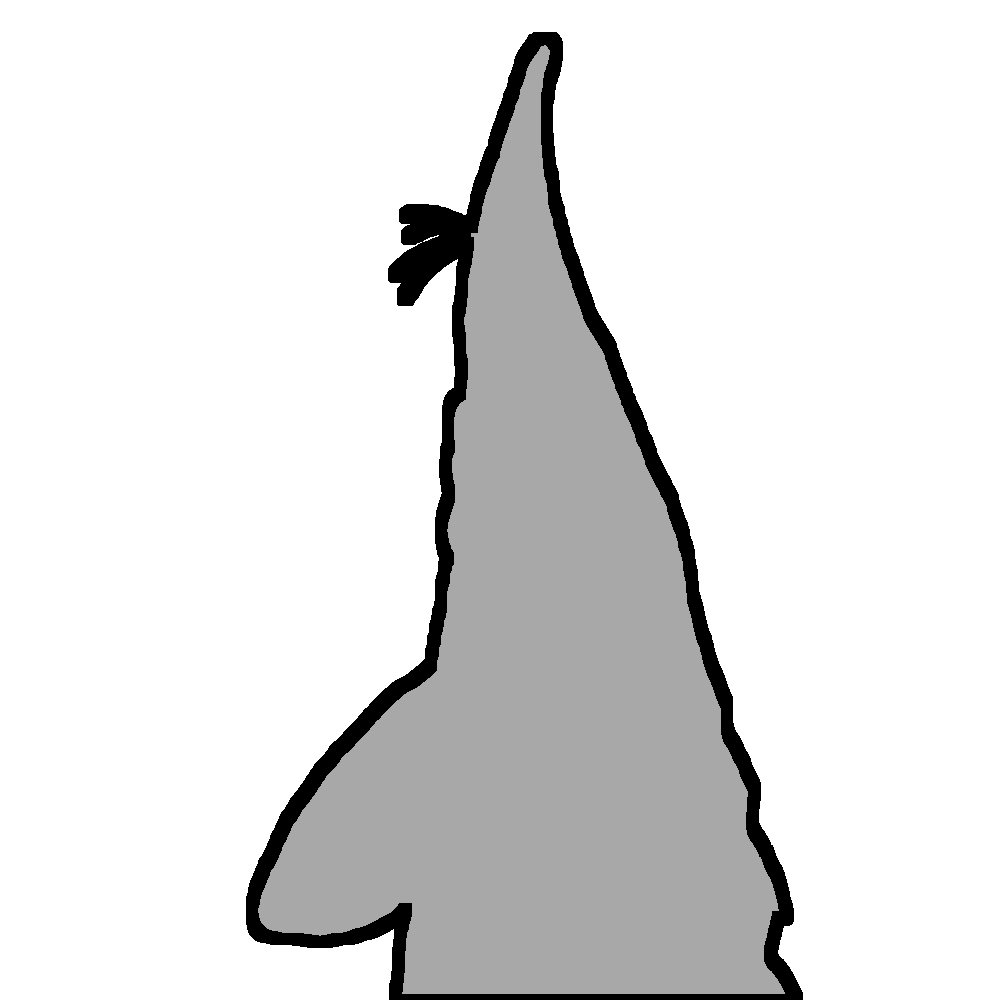
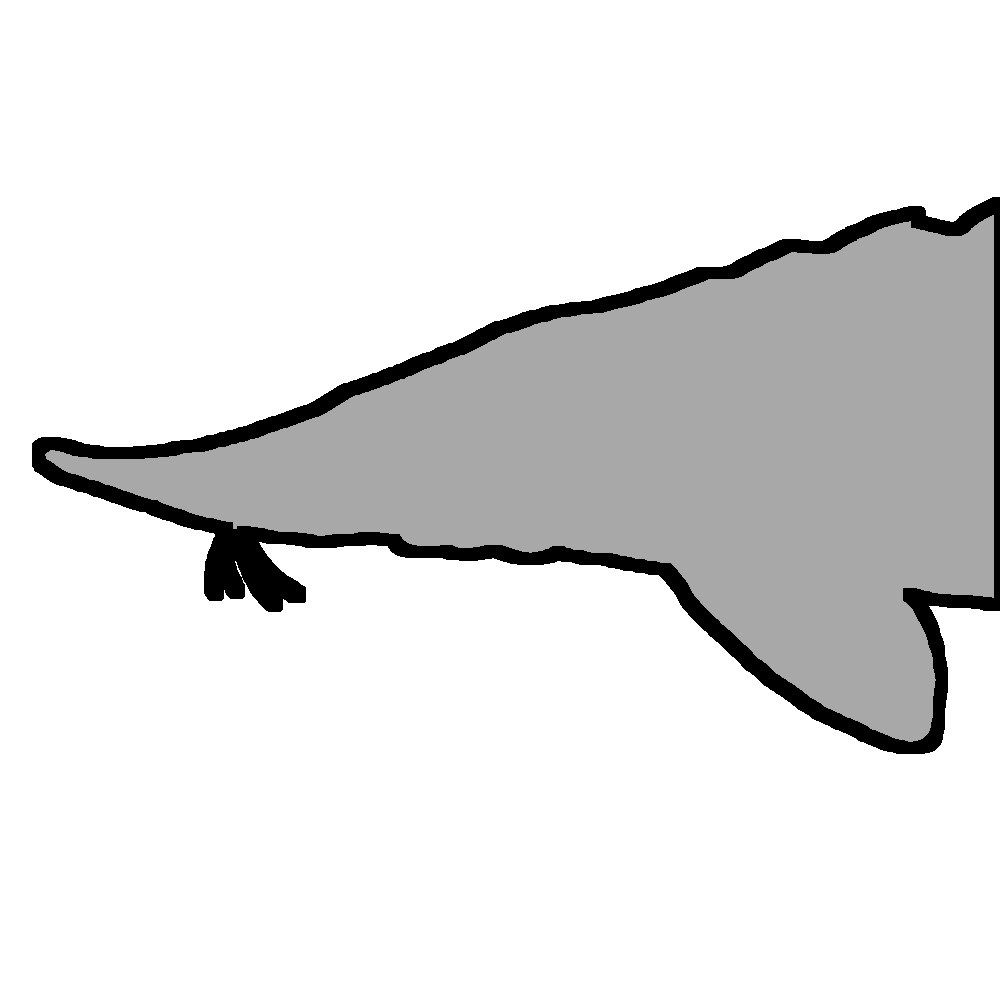
Before/after of a 1000×1000 layered artwork. What changed in the layer stack:
painted on "Layer" over 32, 32, 1000, 1000
painted on "profilepic.png" over 38, 38, 1000, 1000
